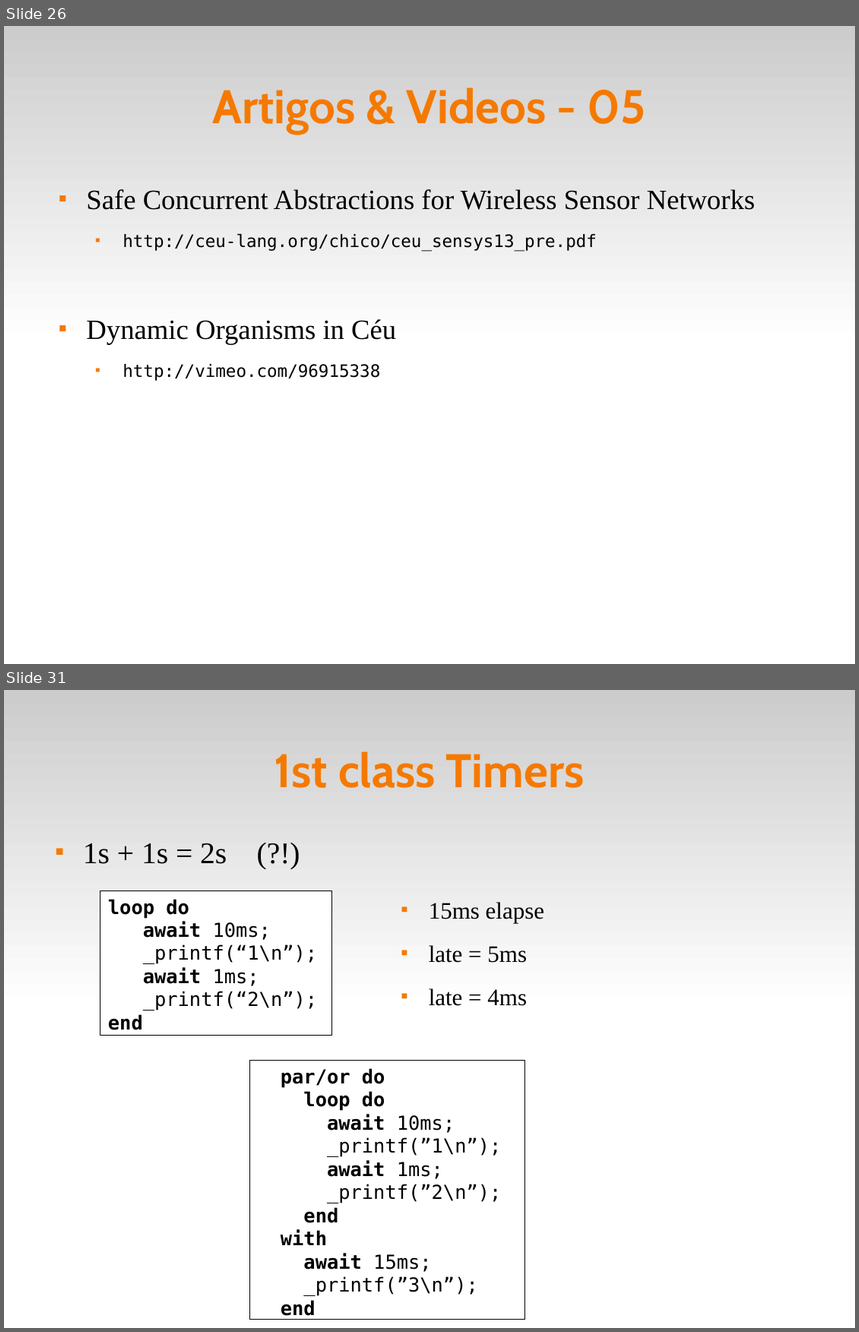
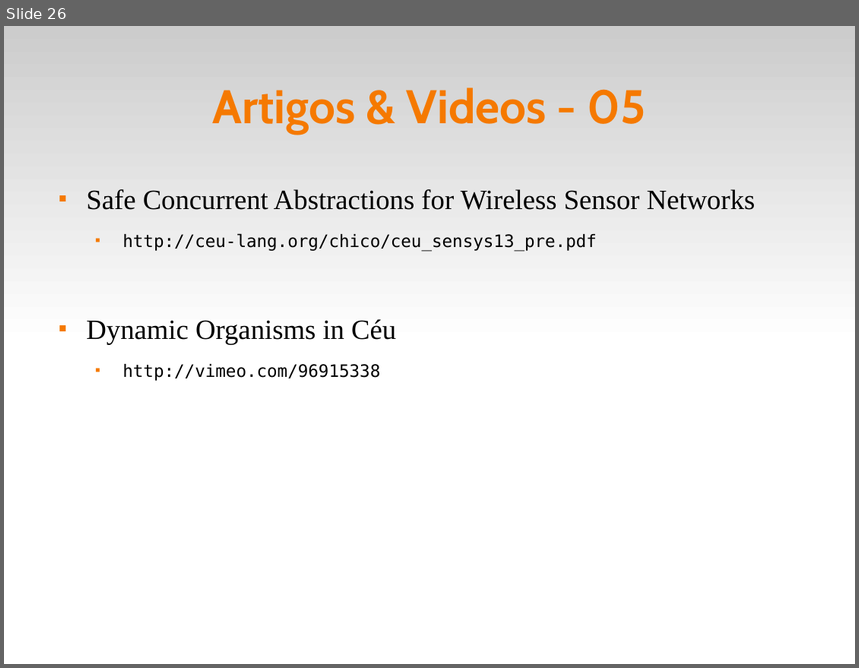
Before and after one commit to fsantanna-uerj/reativos, a slide deck: slides/05_ceu.odp. Shown one above the other, each under a label of ours: slides 26 and 31 before the commit, slide 26 after it; the slides between them are not shown. The pictures are 859x1332 and 859x668 pixels, drawn with LibreOffice and Linux fonts; fonts in the diff are those of the drawing. Boxes give left, top, right and bottom in pixels: in the first picture for what was removed or moved away, otherwise in the second. Text is boxed around its words. In the diff, an @@ line names an element or a change of style, - is before the commit and + after.

```diff
--- a/slides/05_ceu.odp
+++ b/slides/05_ceu.odp
@@ slide 31 removed at bbox=[4, 690, 855, 1328], background #FFFFFF; not listed: 1 template element that a slide beside it also shows @@
@@ title removed at bbox=[275, 752, 585, 788] @@
-1st class Timers
@@ text removed at bbox=[83, 844, 227, 864] @@
-■ 1s + 1s = 2s (?!)
@@ rectangle removed at bbox=[101, 891, 332, 1035] @@
-loop do
-await 10ms;
-_printf(“1\n”);
-await 1ms;
-_printf(“2\n”);
-end
@@ text removed at bbox=[429, 902, 544, 1006] @@
-■ 15ms elapse
-■ late = 5ms
-■ late = 4ms
@@ rectangle removed at bbox=[249, 1061, 525, 1320] @@
-par/or do
-loop do
-await 10ms;
-_printf(”1\n”);
-await 1ms;
-_printf(”2\n”);
-end
-with
-await 15ms;
-_printf(”3\n”);
-end
```
Also in this commit, not shown: 17 other slides removed, 5 other files.
